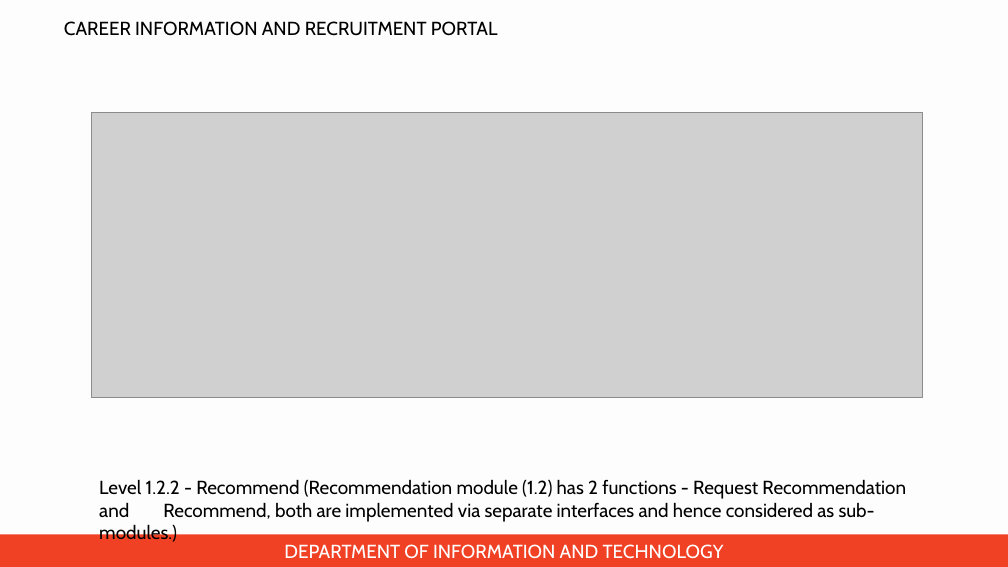
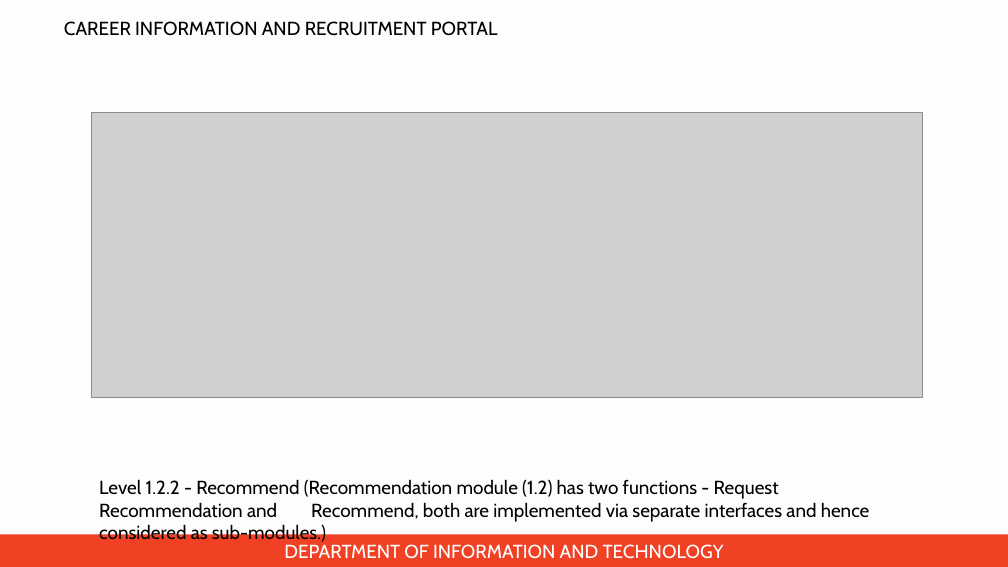
Before and after one commit to jincy-p-janardhanan/Career-Information-and-Recruitment-Portal, a slide deck: slide 18 of Presentation for zeroth review/PPT for zeroth review.pptx. Drawn at 1008x567 pixels with LibreOffice and Linux fonts; fonts in the diff are those of the drawing; grey boxes stand for pictures; background and template pictures are left out. Boxes give left, top, right and bottom in pixels: in the first picture for what was removed or moved away, otherwise in the second. Text is boxed around its words. In the diff, an @@ line names an element or a change of style, - is before the commit and + after.

Commit message:
Corrected Software and hardware specifications, modified proposed methodology, spell & grammar check

```diff
--- a/Presentation for zeroth review/PPT for zeroth review.pptx
+++ b/Presentation for zeroth review/PPT for zeroth review.pptx
@@ text at [99,479,870,539]: text changed @@
-Level 1.2.2 - Recommend (Recommendation module (1.2) has 2 functions - Request Recommendation and Recommend, both are implemented via separate interfaces and hence considered as sub-modules.)
+Level 1.2.2 - Recommend (Recommendation module (1.2) has two functions - Request Recommendation and Recommend, both are implemented via separate interfaces and hence considered as sub-modules.)
```
Also in this commit, not shown: 7 other slides changed.
